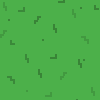
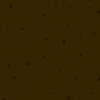
Before/after of a 100 x 100 layered artwork. What changed in the layer stack:
added group "Dirt" with 4 layers above "Grass" over [0, 0, 100, 100]
added layer "Detail 3" (15%) in group "Dirt" over [6, 0, 94, 98]
added layer "Detail 2" (1st of 2, in "Dirt") (39%) in group "Dirt" over [0, 0, 100, 100]
added layer "Detail 1" (1st of 2, in "Dirt") (30%) in group "Dirt" over [7, 6, 96, 94]
added layer "Rectangle 1" in group "Dirt" over [0, 0, 100, 100]
hid group "Grass" (25 layers) over [0, 0, 100, 100]
